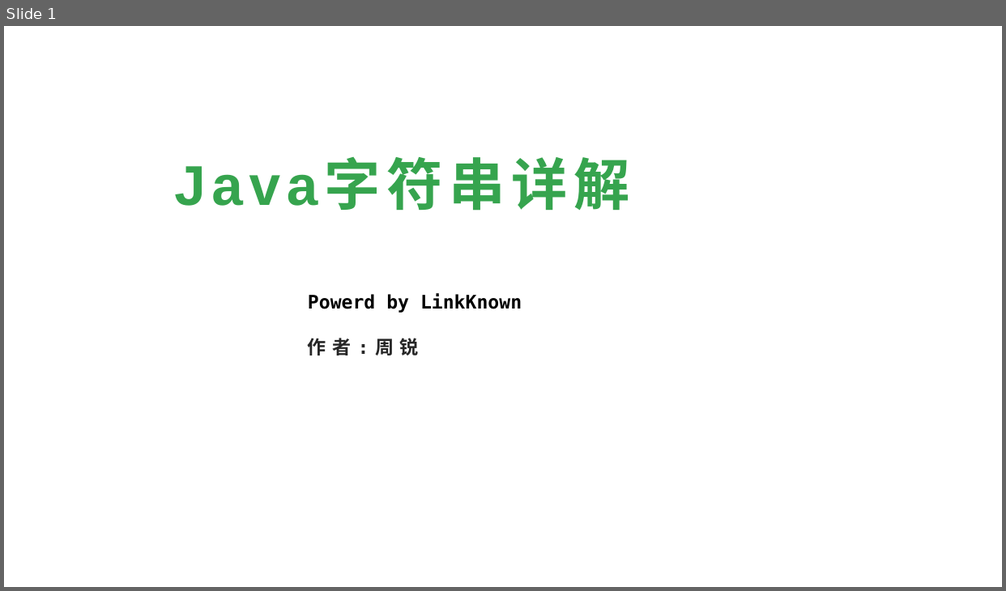
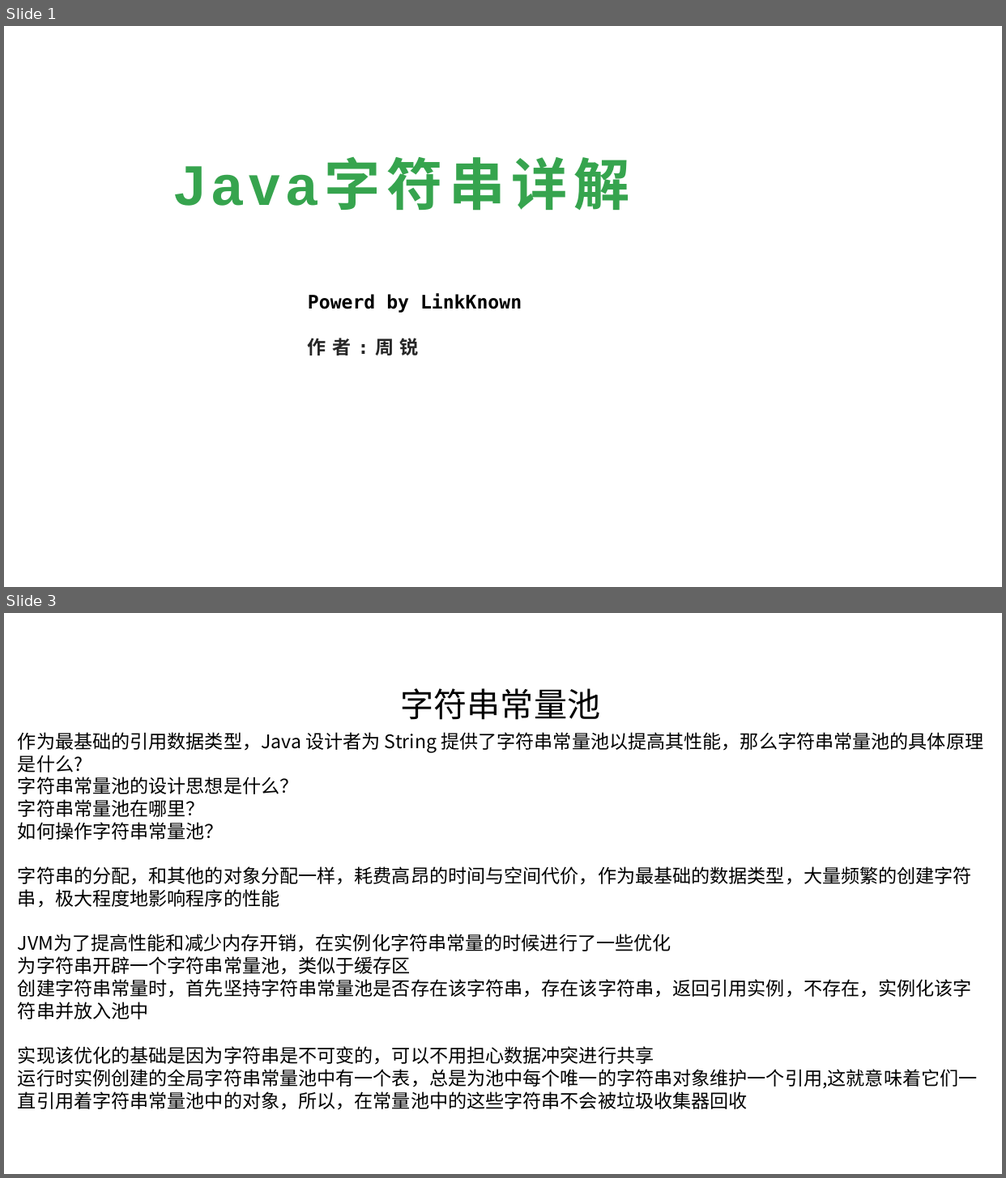
Before and after one commit to linkknown/PPT, a slide deck: 基础PPT/第4章：Java字符串详解.pptx. Shown one above the other, each under a label of ours: slide 1 before the commit, slides 1 and 3 after it; the slides between them are not shown. The pictures are 1006x591 and 1006x1178 pixels, drawn with LibreOffice and Linux fonts; fonts in the diff are those of the drawing; background and template pictures are left out. Boxes give left, top, right and bottom in pixels: in the first picture for what was removed or moved away, otherwise in the second. Text is boxed around its words. In the diff, an @@ line names an element or a change of style, - is before the commit and + after.

Commit message:
PPT 优化

```diff
--- a/基础PPT/第4章：Java字符串详解.pptx
+++ b/基础PPT/第4章：Java字符串详解.pptx
@@ slide 3 added at (x1=4, y1=613, x2=1002, y2=1174), background picture (left out) @@
@@ text added at (x1=401, y1=688, x2=600, y2=720), 32 pt, text #000000 @@
+字符串常量池
@@ text added at (x1=18, y1=732, x2=983, y2=1110), 18 pt, text #000000 @@
+作为最基础的引用数据类型，Java 设计者为 String 提供了字符串常量池以提高其性能，那么字符串常量池的具体原理是什么?
+字符串常量池的设计思想是什么？
+字符串常量池在哪里？
+如何操作字符串常量池？
+字符串的分配，和其他的对象分配一样，耗费高昂的时间与空间代价，作为最基础的数据类型，大量频繁的创建字符串，极大程度地影响程序的性能
+JVM为了提高性能和减少内存开销，在实例化字符串常量的时候进行了一些优化
+为字符串开辟一个字符串常量池，类似于缓存区
+创建字符串常量时，首先坚持字符串常量池是否存在该字符串，存在该字符串，返回引用实例，不存在，实例化该字符串并放入池中
+实现该优化的基础是因为字符串是不可变的，可以不用担心数据冲突进行共享
+运行时实例创建的全局字符串常量池中有一个表，总是为池中每个唯一的字符串对象维护一个引用,这就意味着它们一直引用着字符串常量池中的对象，所以，在常量池中的这些字符串不会被垃圾收集器回收
```
Also in this commit, not shown: 2 slides changed, 1 other slide added, 1 slide removed, 2 other files.
